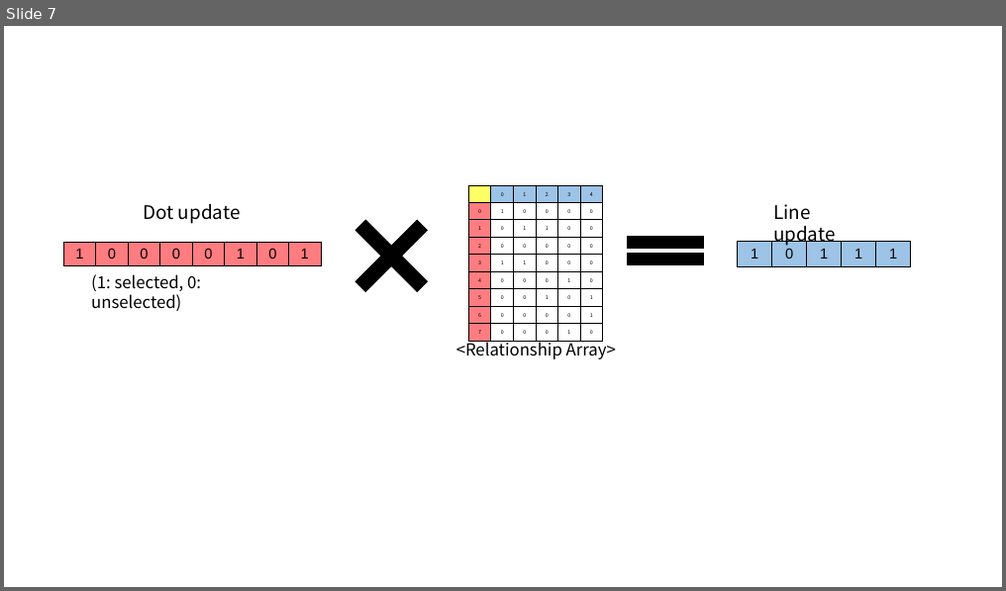
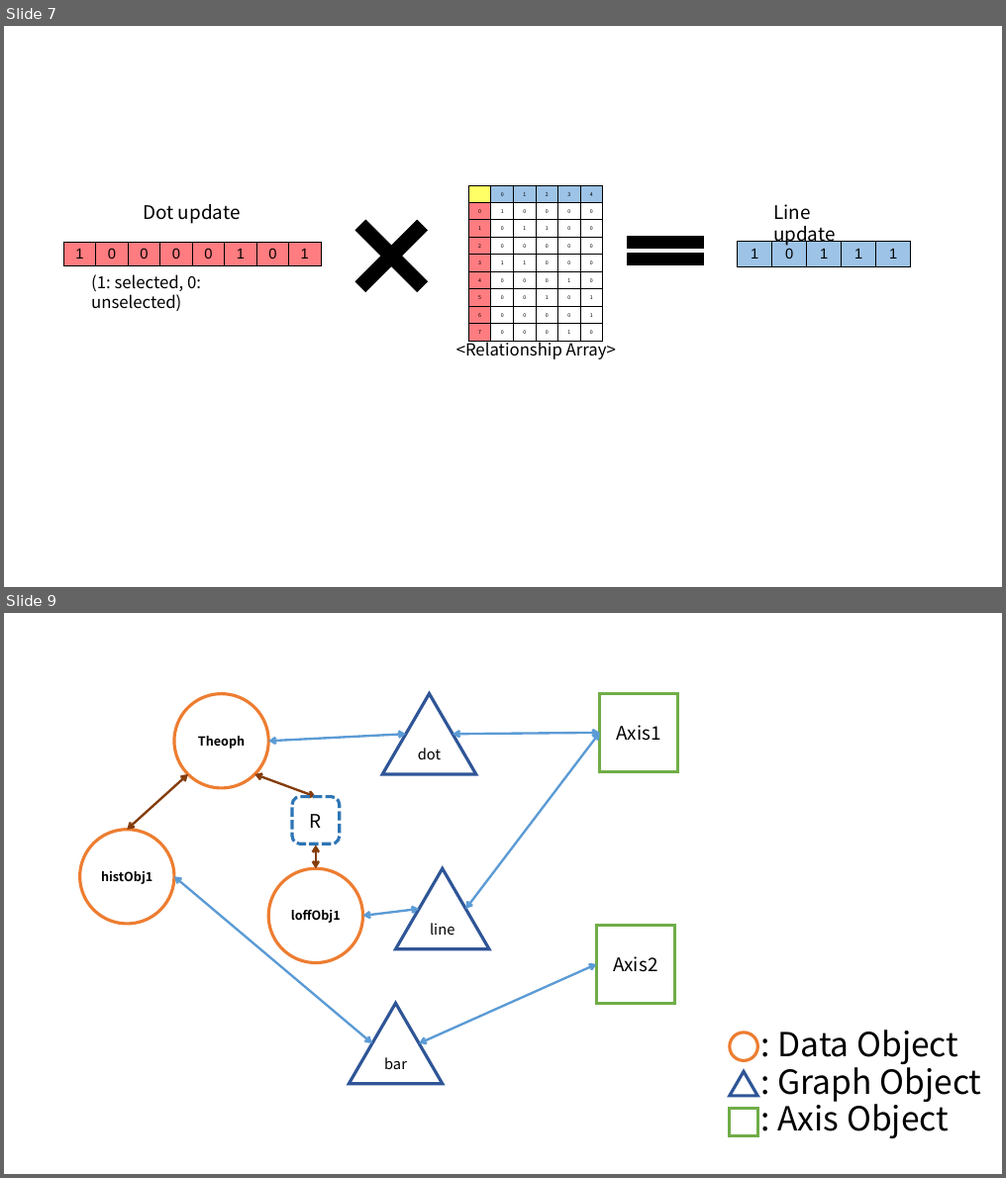
Before and after one commit to JonghyunBae/r-interactive-graphics-via-html, a slide deck: papers/poster picture.pptx. Shown one above the other, each under a label of ours: slide 7 before the commit, slides 7 and 9 after it; the slides between them are not shown. The pictures are 1006x591 and 1006x1178 pixels, drawn with LibreOffice and Linux fonts; fonts in the diff are those of the drawing. Boxes give left, top, right and bottom in pixels: in the first picture for what was removed or moved away, otherwise in the second. Text is boxed around its words. In the diff, an @@ line names an element or a change of style, - is before the commit and + after.

Commit message:
update of poster

```diff
--- a/papers/poster picture.pptx
+++ b/papers/poster picture.pptx
@@ slide 9 added at box(4, 613, 1002, 1174), background #FFFFFF @@
@@ ellipse added at box(174, 694, 268, 788), outline #ED7D31 3 pt, 12 pt, text #000000, bold @@
+Theoph
@@ triangle added at box(383, 694, 476, 774), outline #2F5597 3 pt, 14 pt, text #000000 @@
+dot
@@ rectangle added at box(600, 694, 678, 771), outline #70AD47 3 pt, 18 pt, text #000000 @@
+Axis1
@@ double arrow added from (268, 741) to (406, 735), #5B9BD5 2.25 pt @@
@@ double arrow added from (452, 735) to (600, 733), #5B9BD5 2.25 pt @@
@@ double arrow added from (466, 909) to (600, 733), #5B9BD5 2.25 pt @@
@@ double arrow added from (188, 774) to (127, 830), #843C0B 2.25 pt @@
@@ double arrow added from (254, 774) to (316, 797), #843C0B 2.25 pt @@
@@ rounded rectangle added at box(292, 797, 340, 845), outline #2E75B6 3 pt dashed, 18 pt, text #000000 @@
+R
@@ ellipse added at box(79, 830, 174, 924), outline #ED7D31 3 pt, 12 pt, text #000000, bold @@
+histObj1
@@ double arrow added from (316, 845) to (316, 869), #843C0B 2.25 pt @@
@@ double arrow added from (174, 876) to (372, 1044), #5B9BD5 2.25 pt @@
@@ ellipse added at box(268, 869, 362, 963), outline #ED7D31 3 pt, 12 pt, text #000000, bold @@
+loffObj1
@@ triangle added at box(395, 869, 489, 950), outline #2F5597 3 pt, 14 pt, text #000000 @@
+line
@@ double arrow added from (363, 916) to (419, 909), #5B9BD5 2.25 pt @@
@@ rectangle added at box(597, 925, 675, 1003), outline #70AD47 3 pt, 18 pt, text #000000 @@
+Axis2
@@ double arrow added from (419, 1044) to (597, 964), #5B9BD5 2.25 pt @@
@@ triangle added at box(350, 1004, 443, 1084), outline #2F5597 3 pt, 14 pt, text #000000 @@
+bar
@@ ellipse added at box(730, 1033, 757, 1061), outline #ED7D31 3 pt @@
@@ text added at box(778, 1030, 958, 1064), 32 pt, text #000000 @@
+: Data Object
@@ triangle added at box(730, 1072, 757, 1096), outline #2F5597 3 pt @@
@@ text added at box(778, 1060, 982, 1102), 32 pt, text #000000 @@
+: Graph Object
@@ rectangle added at box(730, 1109, 757, 1137), outline #70AD47 3 pt @@
@@ text added at box(778, 1097, 948, 1139), 32 pt, text #000000 @@
+: Axis Object
```
Also in this commit, not shown: 7 other slides added, 1 other file.
